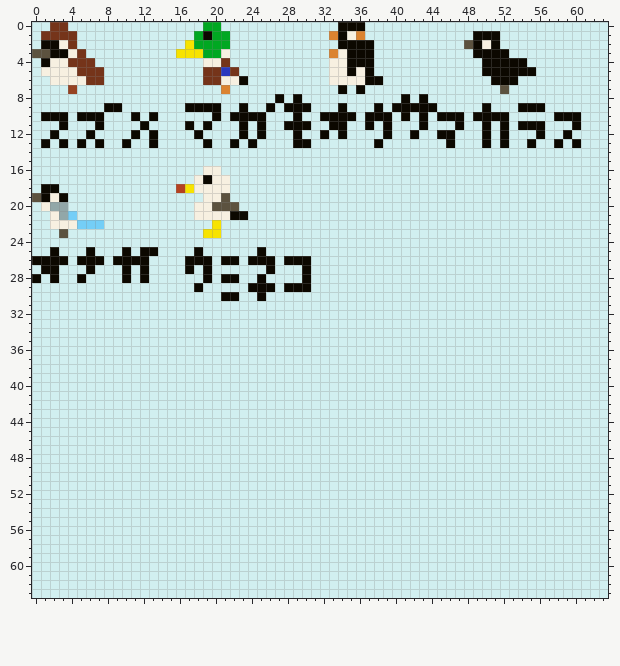
Two states of a pixel-art sprite, src/2024/birds.png. Above: the version before the commit.
The file is 64x64 pixels.
After the commit:
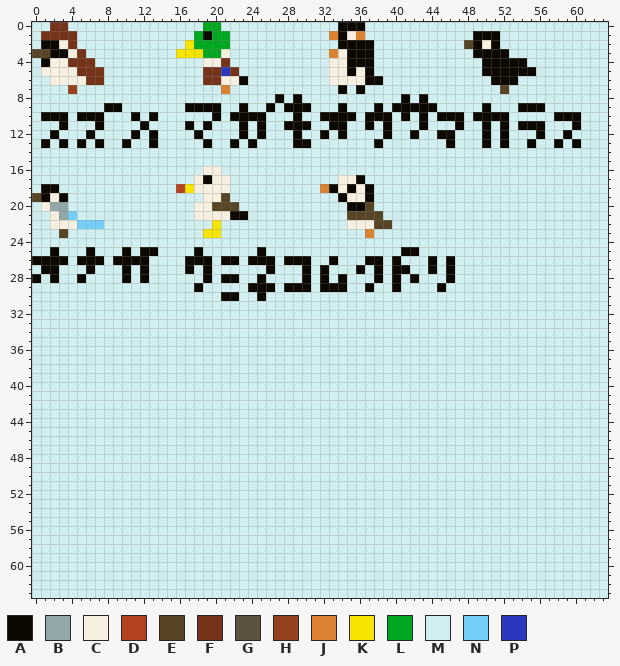
Palette (. is transparent): A #0c0800  B #92a7a8  C #f7f0e1  D #b54221  E #574526  F #75341a  G #5c523f  H #964221  J #db8330  K #f7e300  L #00a822  M #d1eff0  N #74cef7  P #2a38bd
Diff:
y 2: x 48 G -> E
y 3: x 0..1 GG -> EE
y 7: x 52 G -> E
y 17: x 34..36 MMM -> CCA
y 18: x 32..37 MMMMMM -> JACACA
y 19: x 0 G -> E; x 21 G -> E; x 34..37 MMMM -> ACCA
y 20: x 20..22 GGG -> EEE; x 35..37 MMM -> AAE
y 21: x 35..38 MMMM -> EEEE
y 22: x 35..39 MMMMM -> CCCEE
y 23: x 3 G -> E; x 37 M -> J
y 25: x 41..42 MM -> AA
y 26: x 33 M -> A; x 37..38 MM -> AA; x 40 M -> A; x 44 M -> A; x 46 M -> A
y 27: x 32 M -> A; x 36 M -> A; x 38 M -> A; x 40..41 MM -> AA; x 44 M -> A; x 46 M -> A
y 28: x 32 M -> A; x 34 M -> A; x 38 M -> A; x 40 M -> A; x 42 M -> A; x 46 M -> A
y 29: x 32..34 MMM -> AAA; x 37 M -> A; x 40 M -> A; x 45 M -> A
Boxes around the changes in both pictures, in picture pixels (x1, y1, x2, y2):
changed: (464, 40, 473, 49)
changed: (32, 49, 50, 58)
changed: (500, 85, 509, 94)
changed: (320, 175, 455, 292)
changed: (32, 193, 68, 238)
changed: (212, 193, 239, 211)
